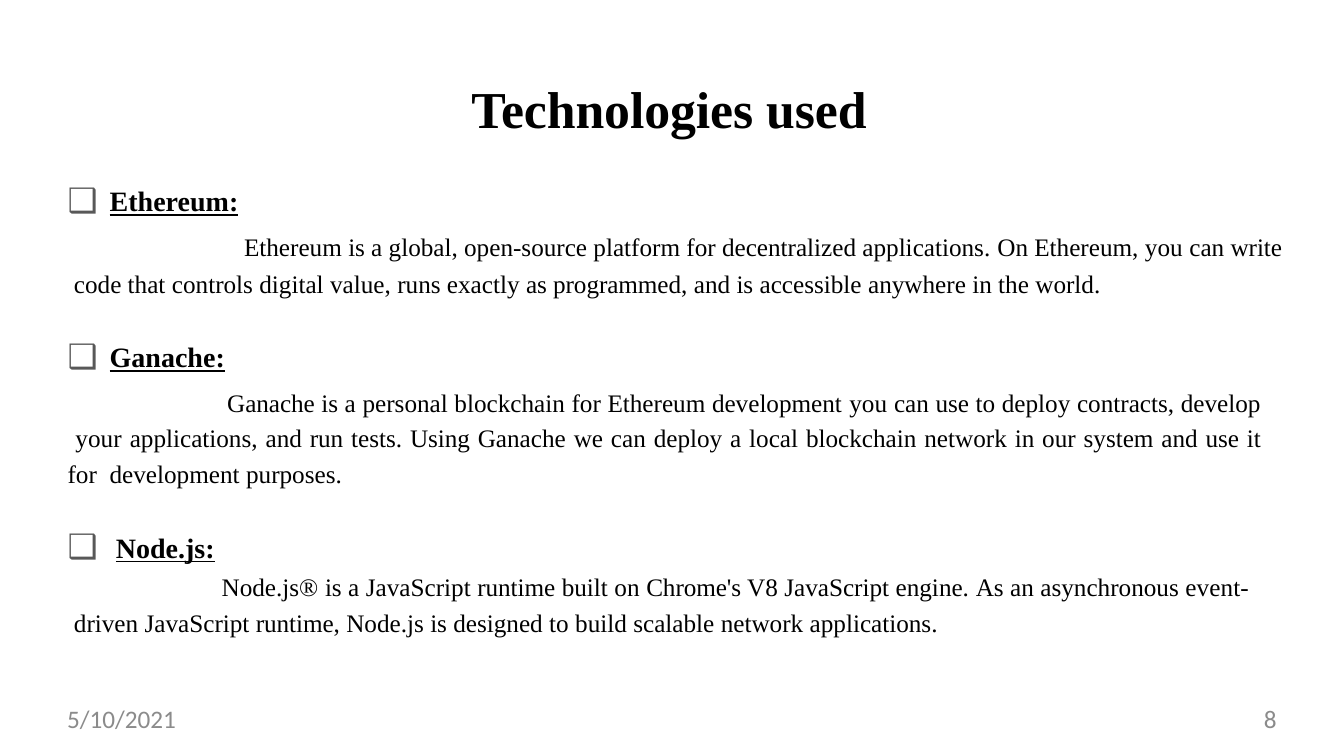
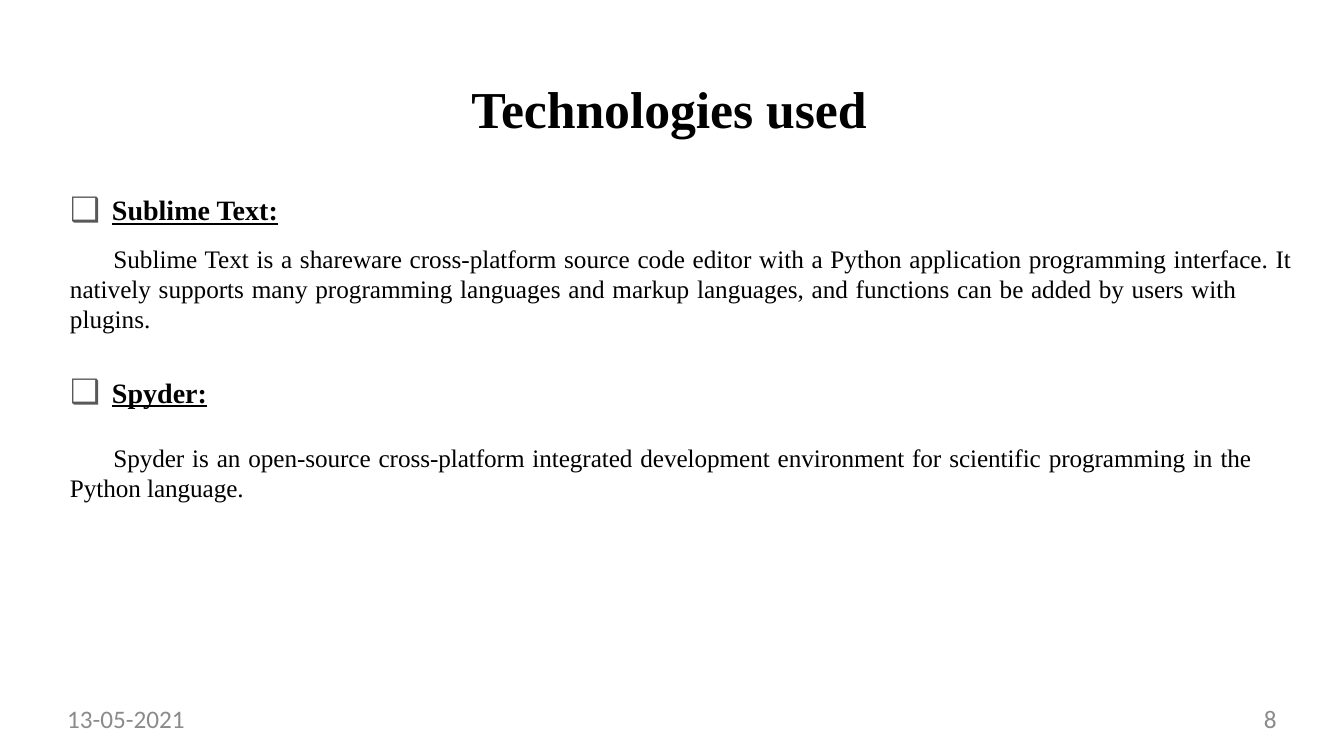
Before and after one commit to vikasbalu/Covid19_RiskCalc, a slide deck: slide 8 of presentation/Project Presentaion.pptx. Drawn at 1344x756 pixels with LibreOffice and Linux fonts; fonts in the diff are those of the drawing. Boxes give left, top, right and bottom in pixels: in the first picture for what was removed or moved away, otherwise in the second. Text is boxed around its words. In the diff, an @@ line names an element or a change of style, - is before the commit and + after.

```diff
--- a/presentation/Project Presentaion.pptx
+++ b/presentation/Project Presentaion.pptx
@@ text at (x1=70, y1=200, x2=1291, y2=503): text changed @@
-❑ Ethereum:
-Ethereum is a global, open-source platform for decentralized applications. On Ethereum, you can write code that controls digital value, runs exactly as programmed, and is accessible anywhere in the world.
-❑ Ganache:
-Ganache is a personal blockchain for Ethereum development you can use to deploy contracts, develop your applications, and run tests. Using Ganache we can deploy a local blockchain network in our system and use it for development purposes.
-❑ Node.js:
-Node.js® is a JavaScript runtime built on Chrome's V8 JavaScript engine. As an asynchronous event- driven JavaScript runtime, Node.js is designed to build scalable network applications.
+❑ Sublime Text:
+Sublime Text is a shareware cross-platform source code editor with a Python application programming interface. It natively supports many programming languages and markup languages, and functions can be added by users with plugins.
+❑ Spyder:
+Spyder is an open-source cross-platform integrated development environment for scientific programming in the Python language.
@@ text at (x1=67, y1=712, x2=184, y2=728): text changed @@
-5/10/2021
+13-05-2021
```
Also in this commit, not shown: 22 other slides changed, 4 slides added, 6 slides removed.
